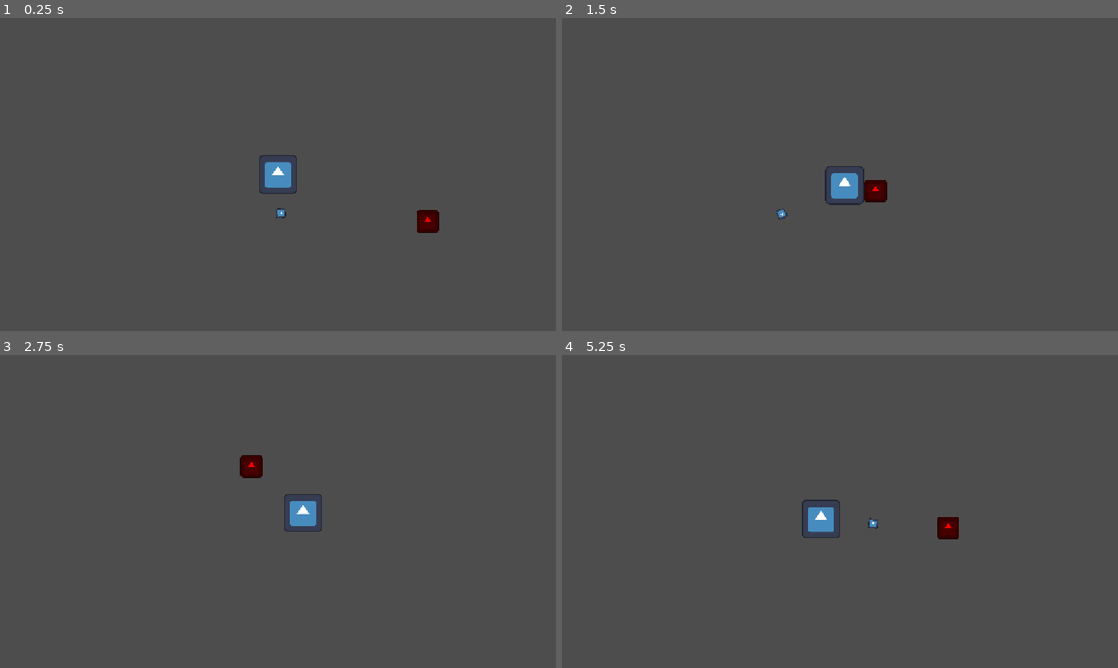
Above: before the commit, frames 1-4 (two rows, left to right).
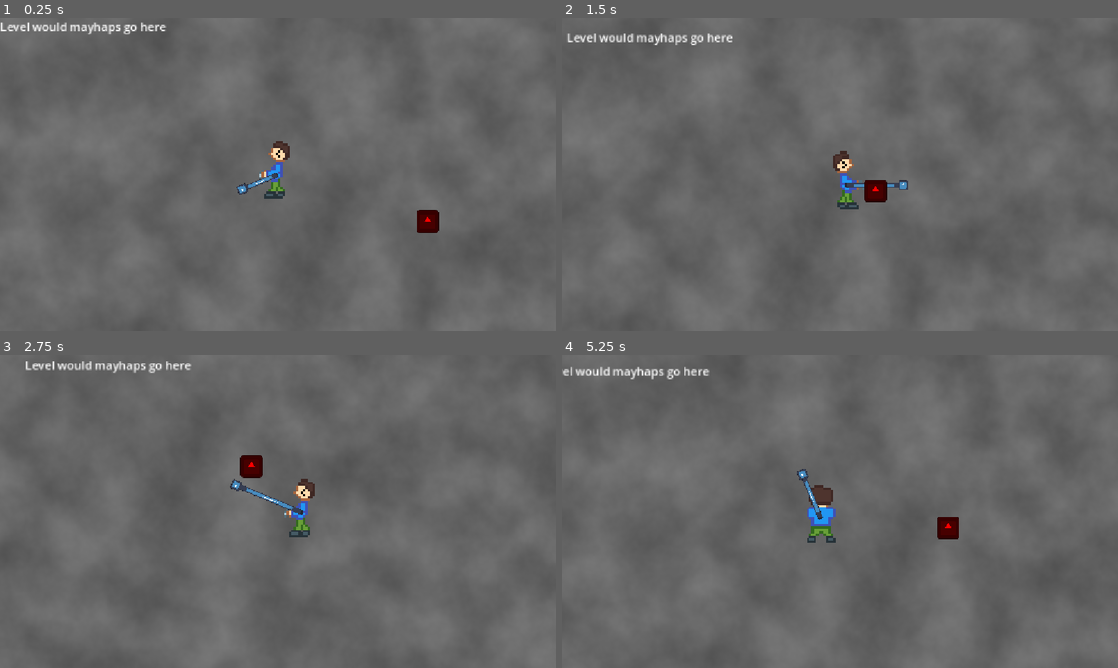
Above: after the commit, the same moments.

Repository: butteredsaltedtoast/super-miku-ball
Game: Godot game, scene res://levels/main_arena.tscn
Two runs of this game, one before a commit and one after it. Both use one fixed random seed, a clock stepped at 60 frames per second and the inputs below. The engine's default icon, where the game draws it, is replaced by a stand-in: a white triangle on a blue panel in a dark square.
Inputs:
- Up to frame 1 (0.25 s): no input
- Up to frame 2 (1.5 s): hold Right (arrow_right) 0.53-1.28 s; hold Z (primary) 0.53-1.28 s; hold Down (arrow_down) from 1.28 s (still down); tap Z (primary) at 1.35 s
- Up to frame 3 (2.75 s): release Down (arrow_down) at 2.03 s; hold Right (arrow_right) from 2.03 s (still down); hold Z (primary) from 2.03 s (still down)
- Up to frame 4 (5.25 s): release Right (arrow_right) at 2.78 s; release Z (primary) at 2.78 s; hold Up (arrow_up) 2.78-3.53 s; tap Z (primary) at 2.85, 4.35 s; hold Z (primary) 3.53-4.28 s; hold Left (arrow_left) 3.53-5.03 s; hold Down (arrow_down) from 5.03 s (still down); hold Z (primary) from 5.03 s (still down)

The runs differ from the first frame. In frame 1, 49% of the frame differs, in the area x 0-100%, y 0-100%; in frame 2, 48%; in frame 3, 47%; in frame 4, 50%.

Commit message:
codeplantb stuff. from what i can see, sprites, changes to player and arena

Diff:
--- a/levels/main_arena.tscn
+++ b/levels/main_arena.tscn
@@ -3,7 +3,22 @@
 [ext_resource type="PackedScene" uid="uid://1u0smn0lybkw" path="res://player/player.tscn" id="1_y4kg7"]
 [ext_resource type="PackedScene" uid="uid://b35xhio7qch3f" path="res://enemies/enemy.tscn" id="2_qpncq"]
 
+[sub_resource type="Gradient" id="Gradient_m1orj"]
+colors = PackedColorArray(0.31431612, 0.31431612, 0.3143161, 1, 0.48570347, 0.48570353, 0.48570347, 1)
+
+[sub_resource type="FastNoiseLite" id="FastNoiseLite_as66b"]
+
+[sub_resource type="NoiseTexture2D" id="NoiseTexture2D_wvca5"]
+width = 2048
+height = 2048
+noise = SubResource("FastNoiseLite_as66b")
+color_ramp = SubResource("Gradient_m1orj")
+
 [node name="MainArena" type="Node2D" unique_id=1766346675]
+
+[node name="Sprite2D" type="Sprite2D" parent="." unique_id=159254991]
+scale = Vector2(2, 2)
+texture = SubResource("NoiseTexture2D_wvca5")
 
 [node name="Player" parent="." unique_id=1639121829 instance=ExtResource("1_y4kg7")]
 
--- a/player/player.gd
+++ b/player/player.gd
@@ -4,22 +4,31 @@
 const ACCEL : float = 1500.0
 var yoyo_speed : float = 100.0
 var target_length : float = 80.0
-
+var health : int = 5
+@export var maxHealth : int = 5
+var retract_speed : float = 1.0
+@onready var anim_sprite = $AnimatedSprite2D
+@onready var rope = $YoyoPivot/Rope
+@onready var yoyo = $YoyoPivot/Yoyo
 func _ready() -> void:
 	GameState.player = self
+	anim_sprite.play("default")
 
 func _physics_process(delta: float) -> void:
 	# Get the input direction and handle the movement/deceleration.
 	# As good practice, you should replace UI actions with custom gameplay actions.
 	var direction := Input.get_vector("arrow_left", "arrow_right", "arrow_up", "arrow_down")
 	velocity = velocity.move_toward(direction * SPEED, ACCEL * delta)
-	$YoyoPivot.rotation += 6.0 * delta
+	$YoyoPivot.rotation += yoyo_speed * delta * PI/ 40
 
 	if Input.is_action_pressed("primary"):
-		target_length = 150.0
+		target_length = 80.0 + health * 20
+		retract_speed = 1.0
 	else:
 		target_length = 80.0
+		retract_speed = 3.0
 
-	$YoyoPivot/Yoyo.position.x = move_toward($YoyoPivot/Yoyo.position.x, target_length, yoyo_speed * delta)
-
+	yoyo.position.x = move_toward($YoyoPivot/Yoyo.position.x, target_length, yoyo_speed * delta * retract_speed)
+	rope.scale.x = 0.62 * yoyo.position.x / 80.0
+	rope.position.x = 40 + 0.5 * (yoyo.position.x - 80.0)
 	move_and_slide()
--- a/player/player.tscn
+++ b/player/player.tscn
@@ -3,6 +3,30 @@
 [ext_resource type="Script" uid="uid://b86xjhgib6tnk" path="res://player/player.gd" id="1_rkbax"]
 [ext_resource type="Texture2D" uid="uid://b5qyvup0m8xdj" path="res://icon.svg" id="2_g1dw6"]
 [ext_resource type="PackedScene" uid="uid://btmp35koj5qr4" path="res://player/yoyo.tscn" id="3_g1dw6"]
+[ext_resource type="Texture2D" uid="uid://cdnx4wmvx2xk4" path="res://Sprites/PlayerSprites/pixil-frame-0.png" id="4_boad6"]
+[ext_resource type="Texture2D" uid="uid://bffq05clt02rn" path="res://Sprites/PlayerSprites/pixil-frame-1.png" id="5_rgyib"]
+[ext_resource type="Texture2D" uid="uid://bh2o5x85l70qc" path="res://Sprites/PlayerSprites/pixil-frame-2.png" id="6_hg6s5"]
+[ext_resource type="Texture2D" uid="uid://duh5egxa6kxoy" path="res://Sprites/PlayerSprites/pixil-frame-3.png" id="7_8t03j"]
+
+[sub_resource type="SpriteFrames" id="SpriteFrames_w4o6v"]
+animations = [{
+"frames": [{
+"duration": 1.0,
+"texture": ExtResource("4_boad6")
+}, {
+"duration": 1.0,
+"texture": ExtResource("5_rgyib")
+}, {
+"duration": 1.0,
+"texture": ExtResource("6_hg6s5")
+}, {
+"duration": 1.0,
+"texture": ExtResource("7_8t03j")
+}],
+"loop": 1,
+"name": &"default",
+"speed": 5.0
+}]
 
 [sub_resource type="RectangleShape2D" id="RectangleShape2D_o33cc"]
 size = Vector2(83, 80)
@@ -10,7 +34,14 @@
 [node name="Player" type="CharacterBody2D" unique_id=1639121829]
 script = ExtResource("1_rkbax")
 
+[node name="AnimatedSprite2D" type="AnimatedSprite2D" parent="." unique_id=1156036566]
+texture_filter = 1
+position = Vector2(0, -15)
+scale = Vector2(5, 5)
+sprite_frames = SubResource("SpriteFrames_w4o6v")
+
 [node name="Sprite2D" type="Sprite2D" parent="." unique_id=231834534]
+visible = false
 scale = Vector2(0.625, 0.625)
 texture = ExtResource("2_g1dw6")
 
@@ -19,6 +50,12 @@
 shape = SubResource("RectangleShape2D_o33cc")
 
 [node name="YoyoPivot" type="Node2D" parent="." unique_id=1099705098]
+rotation = 0.7853982
+
+[node name="Rope" type="Sprite2D" parent="YoyoPivot" unique_id=1550576609]
+position = Vector2(40, 0)
+scale = Vector2(0.62, 0.08)
+texture = ExtResource("2_g1dw6")
 
 [node name="Yoyo" parent="YoyoPivot" unique_id=549741976 instance=ExtResource("3_g1dw6")]
 position = Vector2(80, 0)
@@ -26,3 +63,18 @@
 [node name="Camera2D" type="Camera2D" parent="." unique_id=827351713]
 process_callback = 0
 position_smoothing_enabled = true
+
+[node name="Gooey (GUI)" type="Control" parent="Camera2D" unique_id=852686653]
+layout_mode = 3
+anchors_preset = 0
+offset_left = -576.0
+offset_top = -324.0
+offset_right = 576.0
+offset_bottom = 324.0
+
+[node name="Level" type="Label" parent="Camera2D/Gooey (GUI)" unique_id=1558608612]
+layout_mode = 0
+offset_right = 229.0
+offset_bottom = 23.0
+scale = Vector2(1.5, 1.5)
+text = "Level would mayhaps go here"
--- a/project.godot
+++ b/project.godot
@@ -26,7 +26,7 @@
 
 [editor_plugins]
 
-enabled=PackedStringArray("res://addons/godot_super-wakatime/plugin.cfg")
+enabled=PackedStringArray()
 
 [input]
 
Binary file added: Sprites/PlayerSprites/pixil-frame-0.png
Not shown, added: Sprites/PlayerSprites/pixil-frame-0.png.import
Binary file added: Sprites/PlayerSprites/pixil-frame-1.png
Not shown, added: Sprites/PlayerSprites/pixil-frame-1.png.import
Binary file added: Sprites/PlayerSprites/pixil-frame-10.png
Not shown, added: Sprites/PlayerSprites/pixil-frame-10.png.import
Binary file added: Sprites/PlayerSprites/pixil-frame-11.png
Not shown, added: Sprites/PlayerSprites/pixil-frame-11.png.import
Binary file added: Sprites/PlayerSprites/pixil-frame-12.png
Not shown, added: Sprites/PlayerSprites/pixil-frame-12.png.import
Binary file added: Sprites/PlayerSprites/pixil-frame-13.png
Not shown, added: Sprites/PlayerSprites/pixil-frame-13.png.import
(and 28 more such lines)
